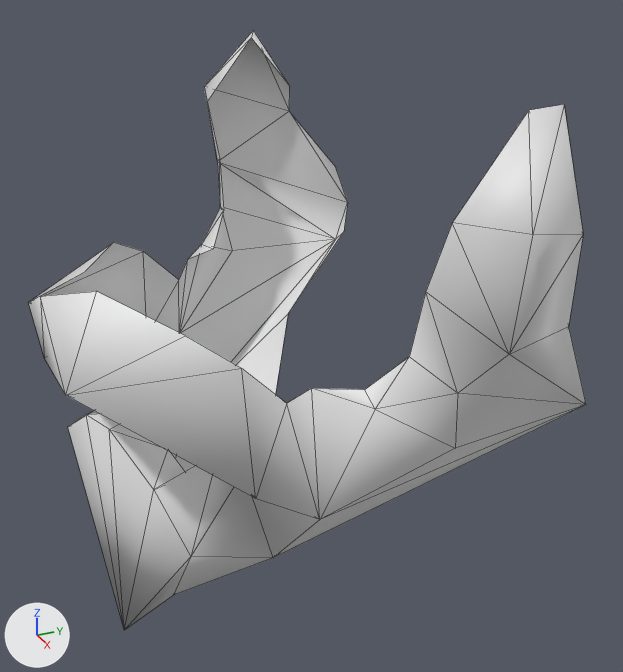
The glTF model assets/characters/wardrobe/hair/full.glb, before and after one commit.
The view is the same before and after, from a 50 mm lens placed at (0.191, -0.117, 1.715), pointed at (0.003, -0.032, 1.621). Every picture has the same lights, and +X, +Y and +Z are marked at lower left. The older version comes first. Mesh edges are drawn as thin lines. Vertices at exactly the same position are counted once.

The first picture shows 'Hair_full'.
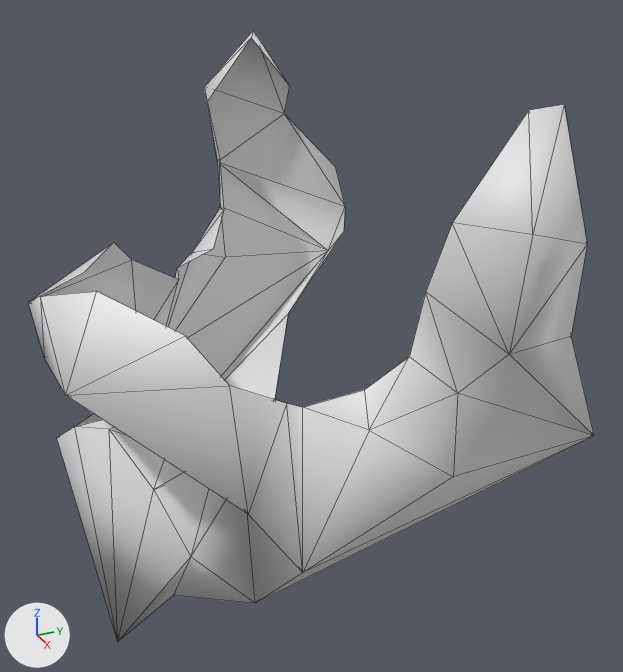
What changed in the scene script:
```text
Change me_hair_full:
    used by ob_hair_full; location = (0.0, 0.0, 0.0)
    remove me_hair_full.from_pydata(...)  # 87 vertices, 118 faces; spans x -0.085..0.085, y -0.099..0.007, z 1.539..1.69
    add me_hair_full.from_pydata(...)  # 87 vertices, 118 faces; spans x -0.085..0.085, y -0.099..0.007, z 1.536..1.69
    me_hair_full part 1
    me_hair_full.vertices[25].co: (0.0, -0.088, 1.539) -> (0.0, -0.09, 1.536)  # pixel (124, 630) -> pixel (117, 641)
    me_hair_full.vertices[32].co: (0.0, -0.091, 1.609) -> (0.0, -0.094, 1.607)  # pixel (86, 414) -> pixel (74, 426)
    me_hair_full.vertices[47].co: (-0.071, -0.006, 1.665) -> (-0.073, -0.007, 1.664)  # pixel (289, 111) -> pixel (284, 113)
    me_hair_full.vertices[50].co: (-0.064, 0.007, 1.622) -> (-0.068, 0.007, 1.617)  # pixel (335, 239) -> pixel (328, 250)
    me_hair_full.vertices[51].co: (-0.055, 0.007, 1.637) -> (-0.056, 0.007, 1.636)  # pixel (347, 202) -> pixel (345, 206)
    me_hair_full.vertices[53].co: (-0.057, -0.042, 1.629) -> (-0.06, -0.045, 1.626)  # pixel (201, 244) -> pixel (192, 252)
    me_hair_full.vertices[54].co: (-0.067, -0.029, 1.622) -> (-0.07, -0.031, 1.619)  # pixel (232, 250) -> pixel (225, 257)
    me_hair_full.vertices[56].co: (-0.053, -0.052, 1.602) -> (-0.058, -0.058, 1.594)  # pixel (179, 333) -> not seen
    me_hair_full.vertices[57].co: (-0.037, -0.057, 1.582) -> (-0.04, -0.063, 1.572)
    me_hair_full.vertices[59].co: (-0.045, -0.05, 1.629) -> (-0.046, -0.053, 1.627)  # pixel (187, 259) -> pixel (177, 267)
    me_hair_full.vertices[61].co: (-0.046, -0.064, 1.607) -> (-0.047, -0.066, 1.604)
    me_hair_full.vertices[68].co: (-0.041, -0.064, 1.635) -> (-0.042, -0.068, 1.633)  # pixel (143, 251) -> pixel (131, 259)
    me_hair_full.vertices[74].co: (-0.009, -0.095, 1.602) -> (-0.009, -0.098, 1.599)  # pixel (67, 426) -> pixel (56, 437)
    me_hair_full part 2
    me_hair_full.vertices[1].co: (0.071, -0.006, 1.665) -> (0.073, -0.007, 1.664)  # pixel (583, 234) -> pixel (587, 244)
    me_hair_full.vertices[4].co: (0.064, 0.007, 1.622) -> (0.068, 0.007, 1.617)  # pixel (586, 404) -> pixel (594, 435)
    me_hair_full.vertices[5].co: (0.055, 0.007, 1.637) -> (0.056, 0.007, 1.636)  # pixel (568, 326) -> pixel (571, 335)
    me_hair_full.vertices[7].co: (0.057, -0.042, 1.629) -> (0.06, -0.045, 1.626)  # pixel (375, 409) -> pixel (369, 430)
    me_hair_full.vertices[8].co: (0.067, -0.029, 1.622) -> (0.071, -0.031, 1.618)  # pixel (455, 448) -> pixel (453, 476)
    me_hair_full.vertices[10].co: (0.053, -0.052, 1.602) -> (0.058, -0.058, 1.594)  # pixel (319, 519) -> pixel (302, 572)
    me_hair_full.vertices[11].co: (0.037, -0.057, 1.582) -> (0.04, -0.063, 1.572)  # pixel (273, 557) -> pixel (255, 603)
    me_hair_full.vertices[13].co: (0.045, -0.05, 1.629) -> (0.046, -0.053, 1.627)  # pixel (311, 388) -> pixel (302, 407)
    me_hair_full.vertices[15].co: (0.046, -0.064, 1.607) -> (0.047, -0.066, 1.604)  # pixel (255, 498) -> pixel (248, 514)
    me_hair_full.vertices[24].co: (0.041, -0.064, 1.635) -> (0.042, -0.068, 1.633)  # pixel (241, 368) -> pixel (229, 385)
```

Changed parts and their boxes (x1, y1, x2, y2) in the pictures (623 x 672 px; the box of a moved part takes in the faces that stretch with it):
'Hair_full', reshaped: before (28, 30, 586, 630); after (28, 30, 594, 641)
part 1 of me_hair_full, moved or reshaped: before (42, 38, 348, 630); after (42, 38, 345, 641)
part 2 of me_hair_full, moved or reshaped: before (66, 107, 586, 595); after (66, 107, 594, 604)
